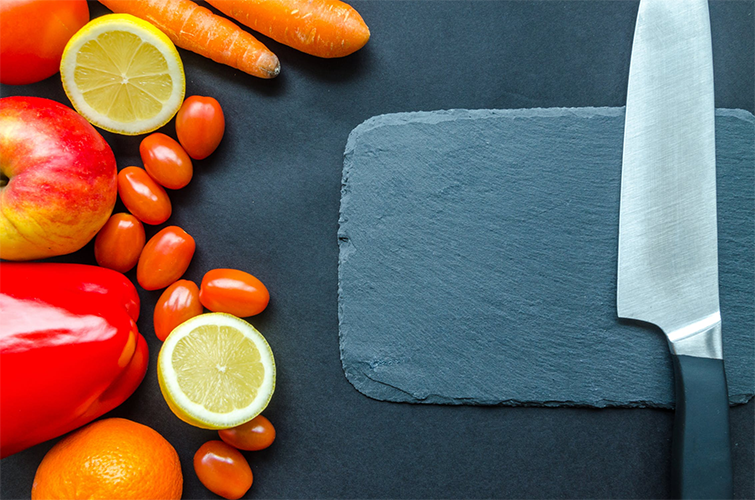
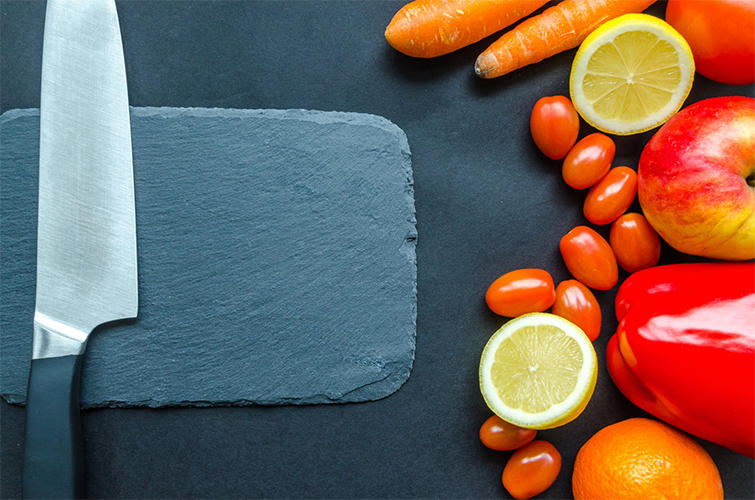
Layers edited between the first and the second (755, 500) image:
painted on "Layer 1" over (0, 0, 755, 500)
